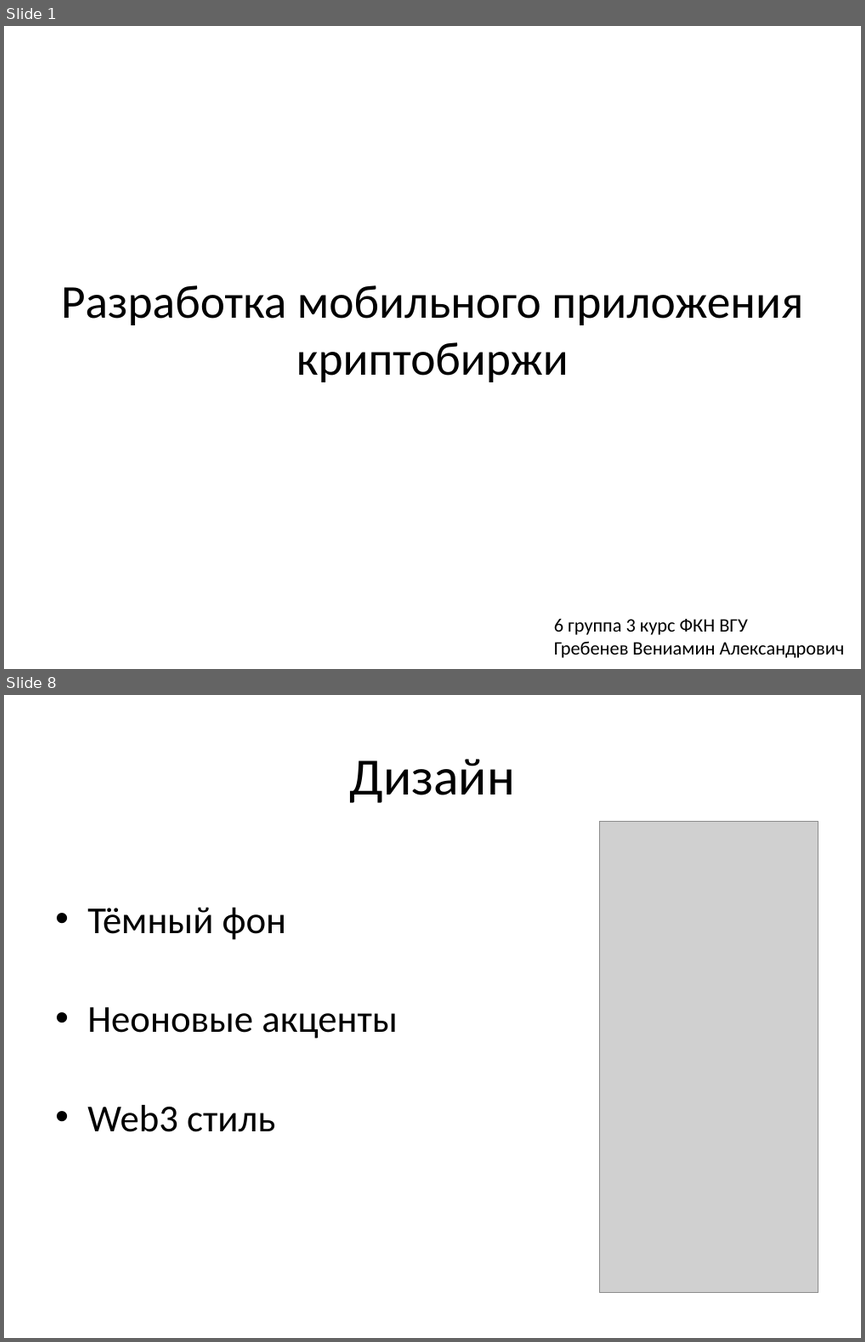
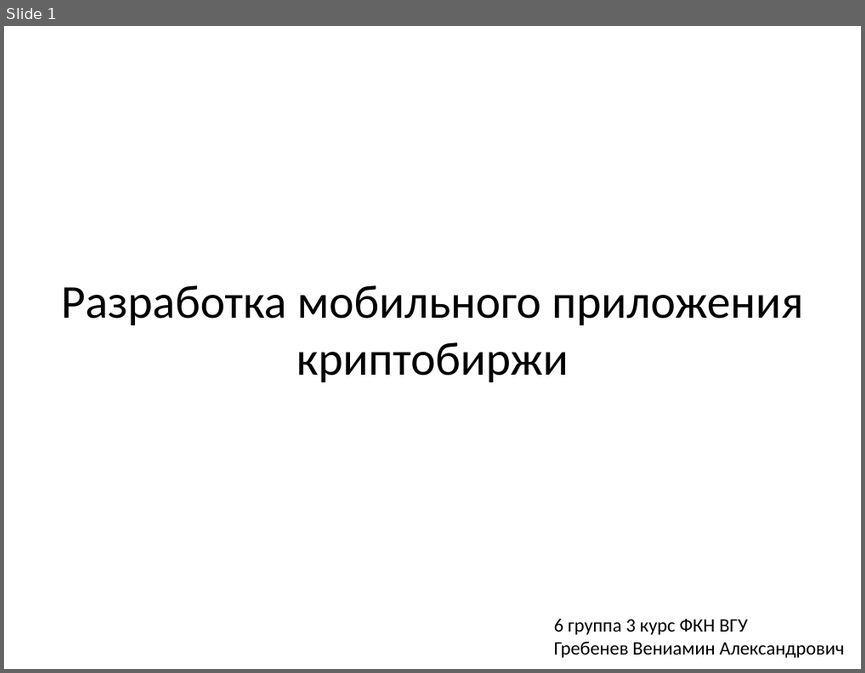
Before and after one commit to Ven-i-amin/kotlin_moblie, a slide deck: android-app/docs/media/presentation.pptx. Shown one above the other, each under a label of ours: slides 1 and 8 before the commit, slide 1 after it; the slides between them are not shown. The pictures are 865x1342 and 865x673 pixels, drawn with LibreOffice and Linux fonts; fonts in the diff are those of the drawing; grey boxes stand for pictures. Boxes give left, top, right and bottom in pixels: in the first picture for what was removed or moved away, otherwise in the second. Text is boxed around its words. In the diff, an @@ line names an element or a change of style, - is before the commit and + after.

```diff
--- a/android-app/docs/media/presentation.pptx
+++ b/android-app/docs/media/presentation.pptx
@@ slide 8 removed at (4,695,861,1338), background #FFFFFF @@
@@ title removed at (350,759,516,803) @@
-Дизайн
@@ picture removed at (600,822,818,1293) @@
@@ text removed at (87,907,398,1132) @@
-• Тёмный фон
-• Неоновые акценты
-• Web3 стиль
```
Also in this commit, not shown: 4 slides changed, 3 slides added, 3 other slides removed.
